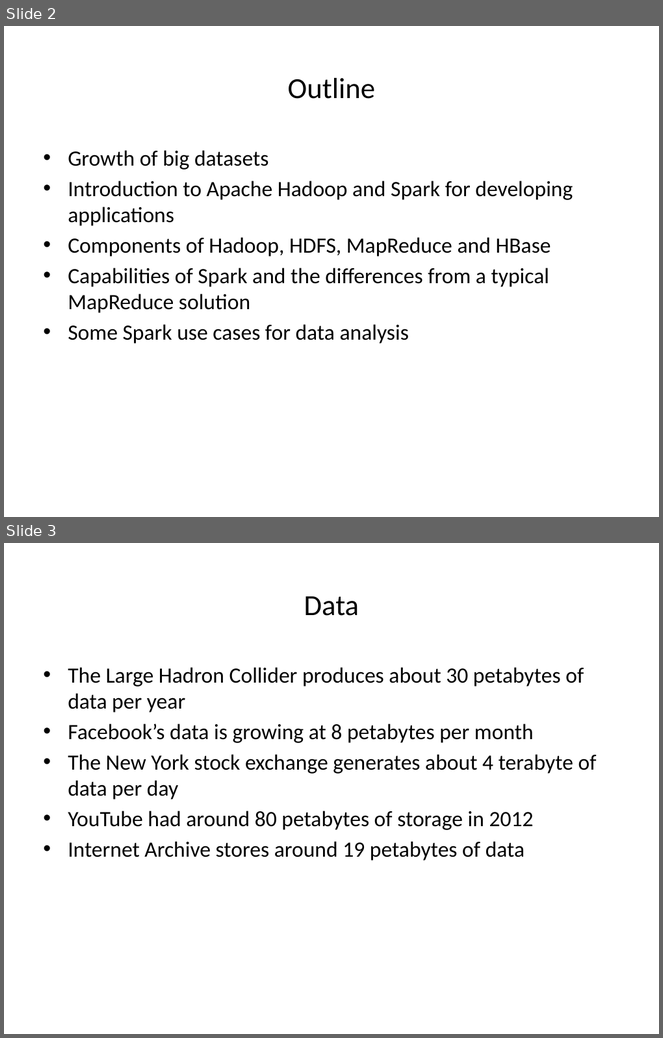
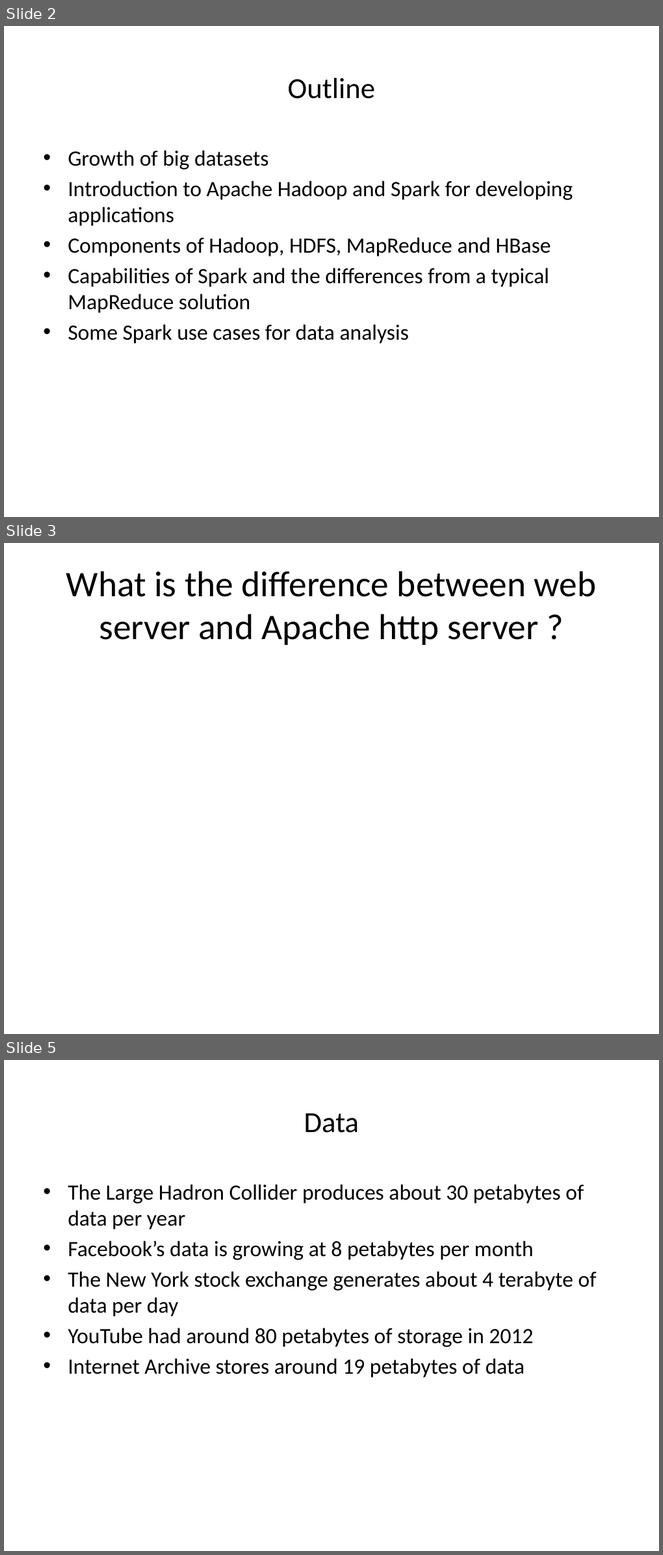
Before and after one commit to baloch838/Cloud_Computing_Lectures, a slide deck: Week 14.pptx. Shown one above the other, each under a label of ours: slides 2 and 3 before the commit, slides 2, 3 and 5 after it; the slides between them are not shown. The pictures are 663x1038 and 663x1555 pixels, drawn with LibreOffice and Linux fonts; fonts in the diff are those of the drawing. Boxes give left, top, right and bottom in pixels: in the first picture for what was removed or moved away, otherwise in the second. Text is boxed around its words. In the diff, an @@ line names an element or a change of style, - is before the commit and + after.

```diff
--- a/Week 14.pptx
+++ b/Week 14.pptx
@@ slide 3 added at (4,543,659,1034), background #FFFFFF @@
@@ title added at (66,571,597,645), 39.6 pt, text #000000 @@
+What is the difference between web server and Apache http server ?
@@ what was slide 3 is now slide 5 @@
```
Also in this commit, not shown: 1 slide changed, 12 other slides added, 1 slide removed, 1 other file.
